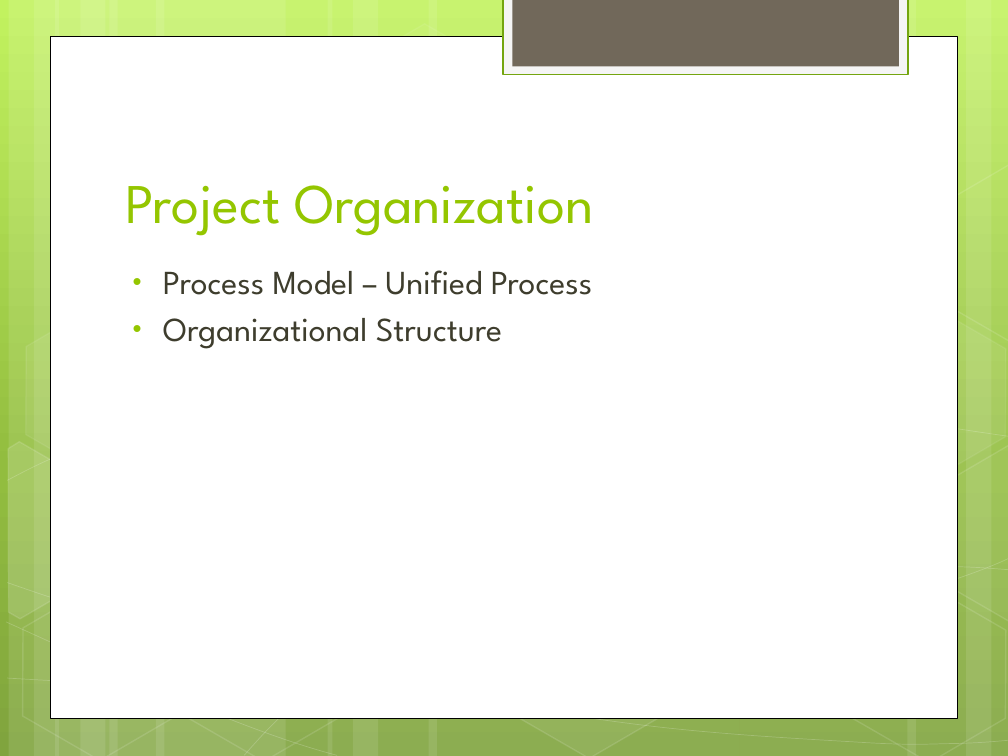
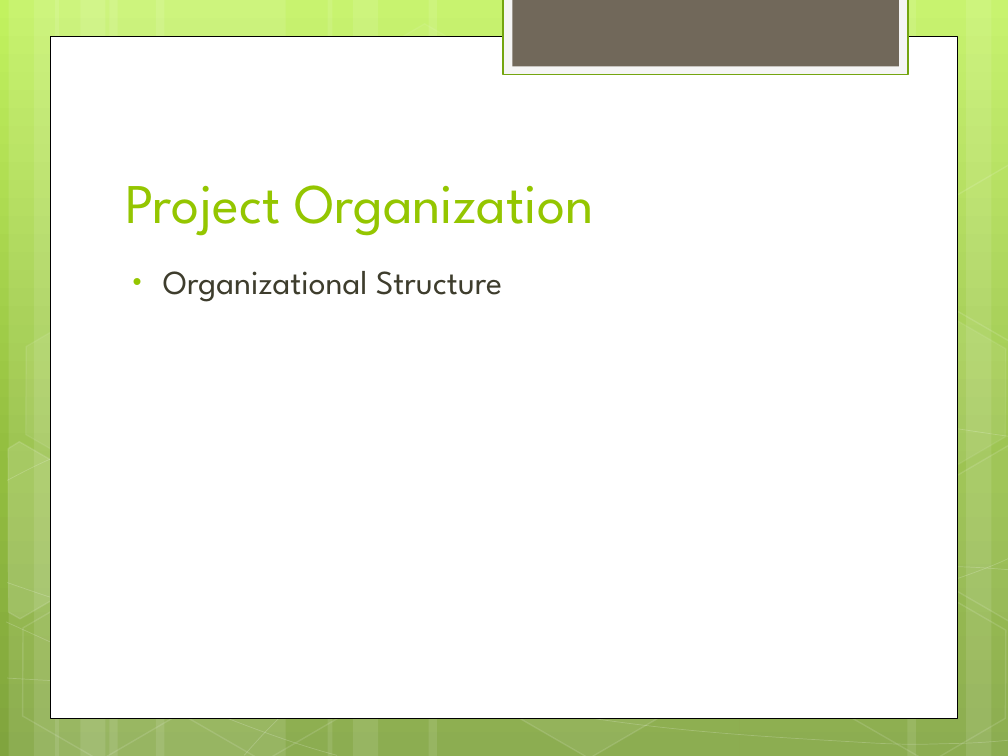
Before and after one commit to hiyenwong/cs679-b1-class-project, a slide deck: slide 6 of deliverables/final/Final Presentation.pptx (slide 5 before the commit). Drawn at 1008x756 pixels with LibreOffice and Linux fonts; fonts in the diff are those of the drawing. Boxes give left, top, right and bottom in pixels: in the first picture for what was removed or moved away, otherwise in the second. Text is boxed around its words. In the diff, an @@ line names an element or a change of style, - is before the commit and + after.

Commit message:
Working on Final Presentation.pptx

```diff
--- a/deliverables/final/Final Presentation.pptx
+++ b/deliverables/final/Final Presentation.pptx
@@ text at [163,270,592,295]: paragraph removed @@
-• Process Model – Unified Process
```
Also in this commit, not shown: 7 slides added, 2 slides removed.
